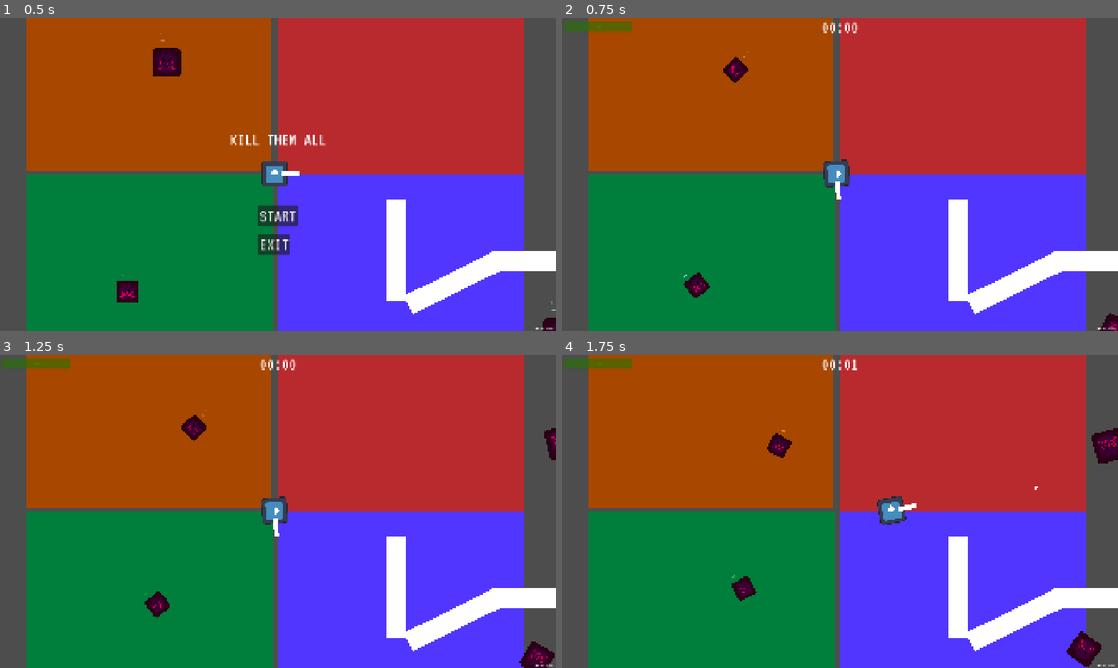
Above: before the commit, frames 1-4 (two rows, left to right).
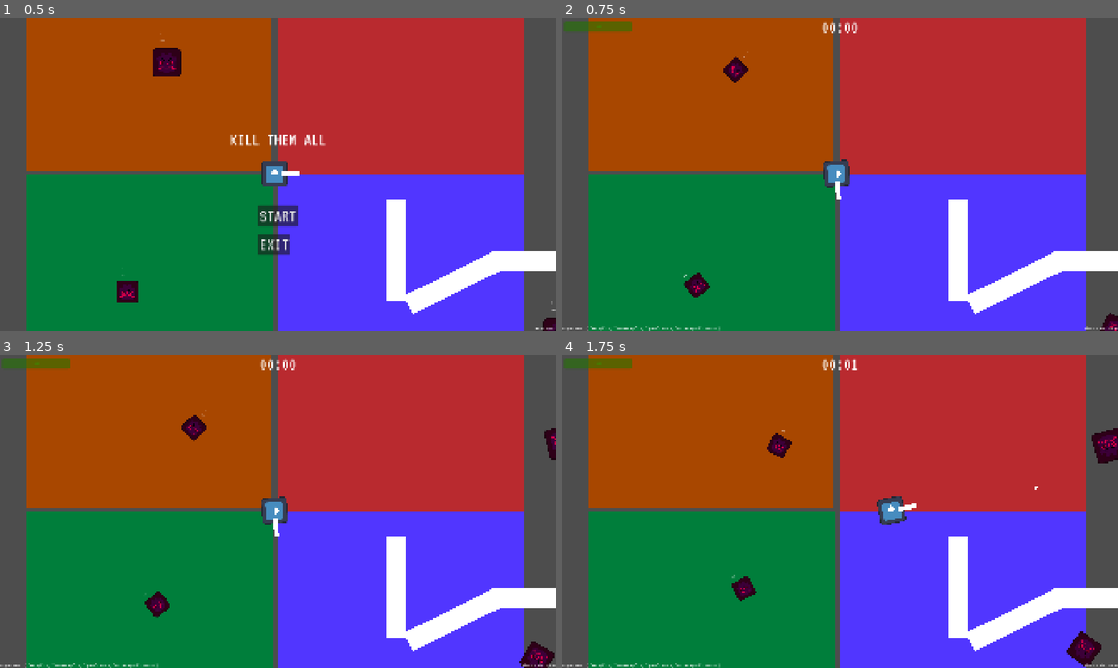
Above: after the commit, the same moments.

Repository: yasukawa426/top-down-shooter
Game: Godot game, scene res://scenes/main.tscn
Same seed, same stepped clock (60 frames per second), same inputs: the game is played once before the commit and once after it. The engine's default icon, where the game draws it, is replaced by a stand-in: a white triangle on a blue panel in a dark square.
Inputs (mouse positions are in pixels of both pictures, inside the frame that each line leads up to):
- Up to frame 1 (0.5 s): no input
- Up to frame 2 (0.75 s): click "START" at 0.5 s
- Up to frame 3 (1.25 s): no input
- Up to frame 4 (1.75 s): move the mouse to (962, 495) at 1.27 s; hold D (move_right) from 1.28 s (still down); hold Space (shoot) from 1.28 s (still down)

Frame 1 is identical in both runs. In frame 2, 0.2% of the frame differs, in the area x 0-100%, y 98-100%; in frame 3, 0.2%; in frame 4, 0.2%.

Commit message:
feat: implement debug mode and update player reference

Diff:
--- a/scenes/main.gd
+++ b/scenes/main.gd
@@ -1,13 +1,26 @@
 extends Node2D
+
+## Time to win in minutes
+const WIN_TIME: float = 5
+var player: CharacterBody2D
+
 
 var score:int = 0
 
 var game_started: bool = false
 var test_level: PackedScene = preload("res://scenes/levels/test.tscn")
 
+var debug_mode: bool
+
 # Called when the node enters the scene tree for the first time.
 func _ready() -> void:
+	debug_mode = OS.is_debug_build()
 	get_tree().paused = true
+	player = $Player
+
+func _process(_delta: float) -> void:
+	if debug_mode:
+		_update_debug_ui()
 
 
 func _start_game() -> void:
@@ -49,12 +62,19 @@
 	score = value
 	$HUD.update_score(value)
 
+	if score == (60.0 * WIN_TIME):
+		get_tree().paused = true
+		$HUD.show_win()
+
 
 func _on_player_damaged() -> void:
-	var data :Dictionary = $Player.get_player_stats()
+	var data :Dictionary = player.get_player_stats()
 	$HUD.update_health(data.current_hp, data.max_hp)
 
 
 func _on_hud_end_game() -> void:
 	#TODO: save data before quiting?
 	get_tree().quit()
+
+func _update_debug_ui() -> void:
+	$HUD.update_debug(player.get_player_stats(), 60 * WIN_TIME)
